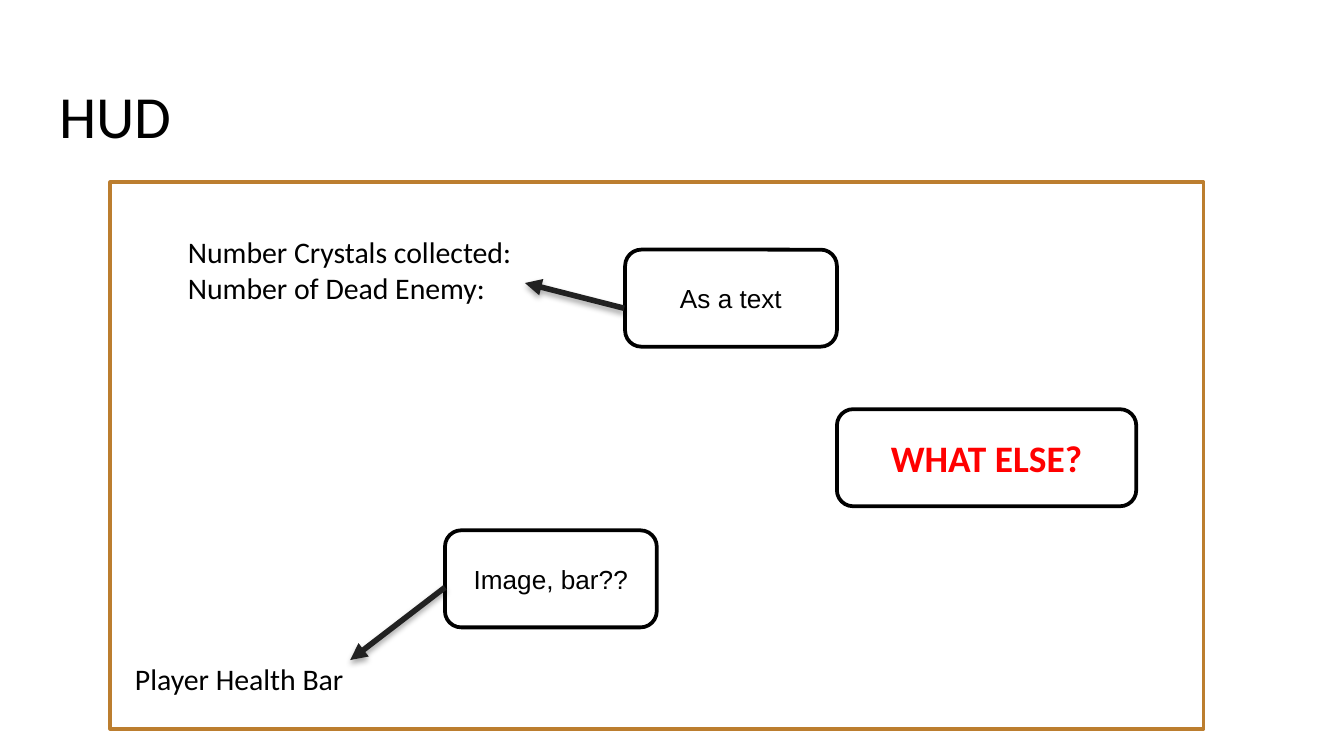
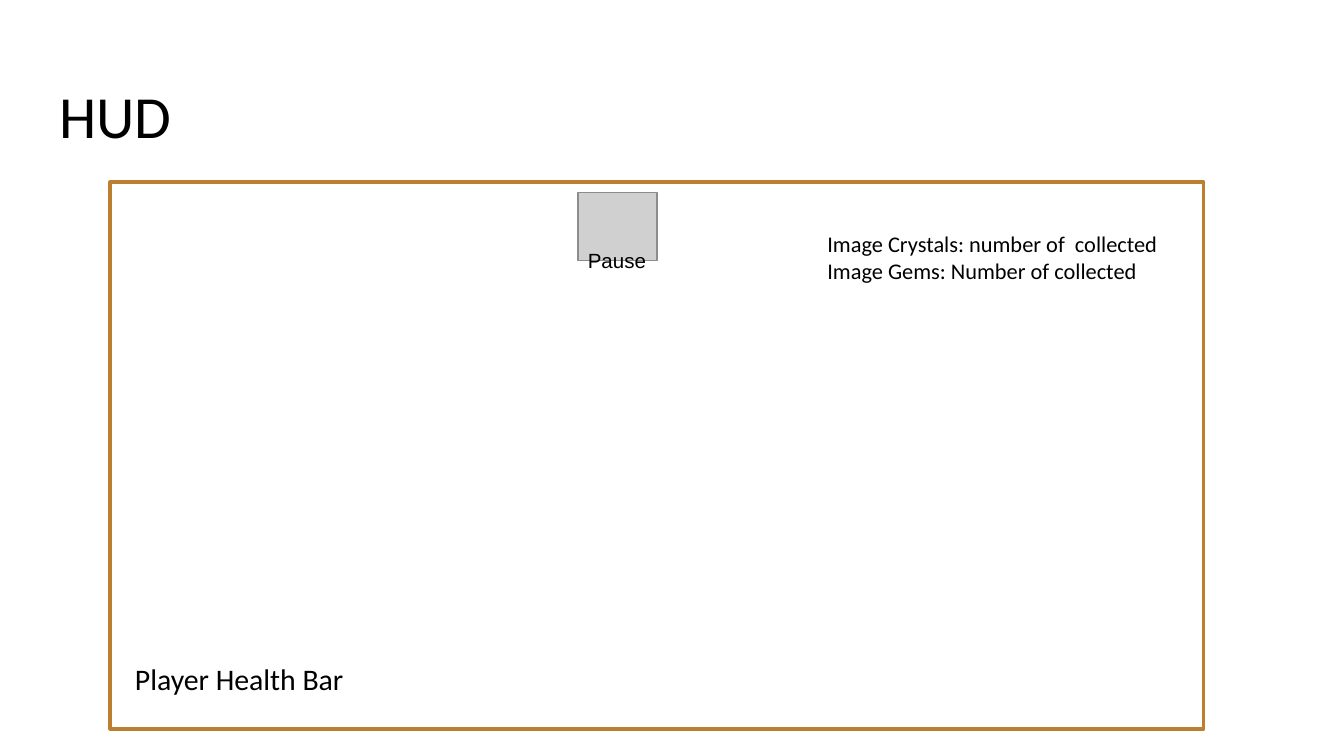
Before and after one commit to monforest/Assets, a slide deck: slide 13 of Documents/GameDesignDocument.pptx. Drawn at 1344x756 pixels with LibreOffice and Linux fonts; fonts in the diff are those of the drawing; grey boxes stand for pictures. Boxes give left, top, right and bottom in pixels: in the first picture for what was removed or moved away, otherwise in the second. Text is boxed around its words. In the diff, an @@ line names an element or a change of style, - is before the commit and + after.

```diff
--- a/Documents/GameDesignDocument.pptx
+++ b/Documents/GameDesignDocument.pptx
@@ picture added at [578,192,657,261] @@
@@ text at [827,236,1157,283]: text changed; size 16 to 12 pt @@
-Number Crystals collected:
-Number of Dead Enemy:
+Image Crystals: number of collected
+Image Gems: Number of collected
@@ text added at [588,254,646,273], 11 pt, text #000000 @@
+Pause
@@ rounded rectangle removed at [625,250,837,347] @@
-As a text
@@ arrow removed from (624, 308) to (526, 284) @@
@@ rounded rectangle removed at [837,410,1137,507] @@
-WHAT ELSE?
@@ rounded rectangle removed at [445,531,657,628] @@
-Image, bar??
@@ arrow removed from (445, 587) to (351, 660) @@
```
Also in this commit, not shown: 10 other slides changed.
